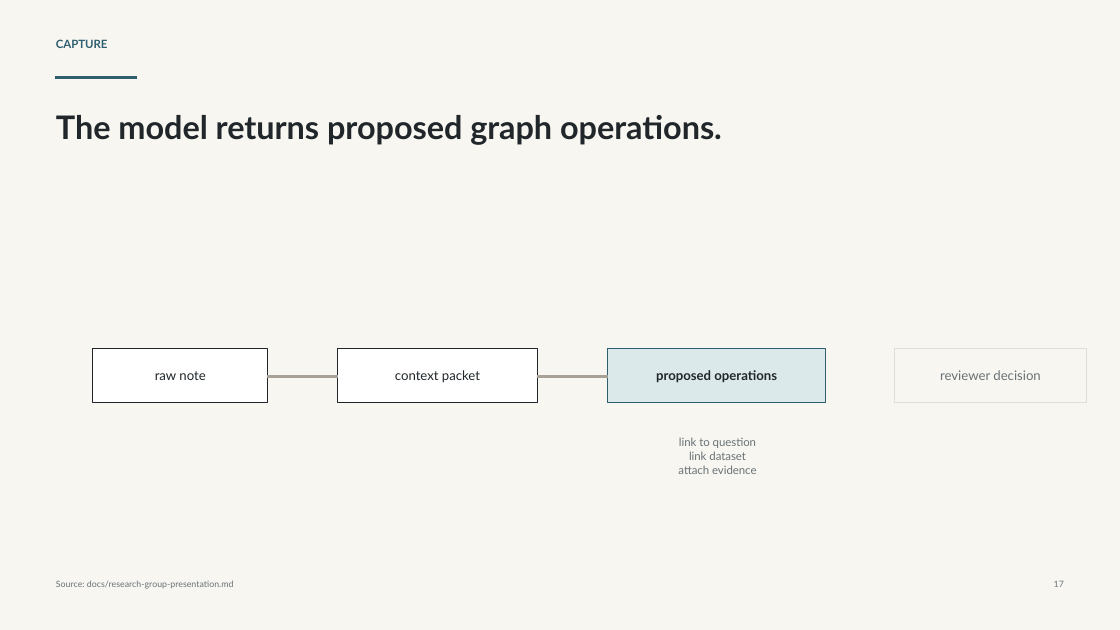
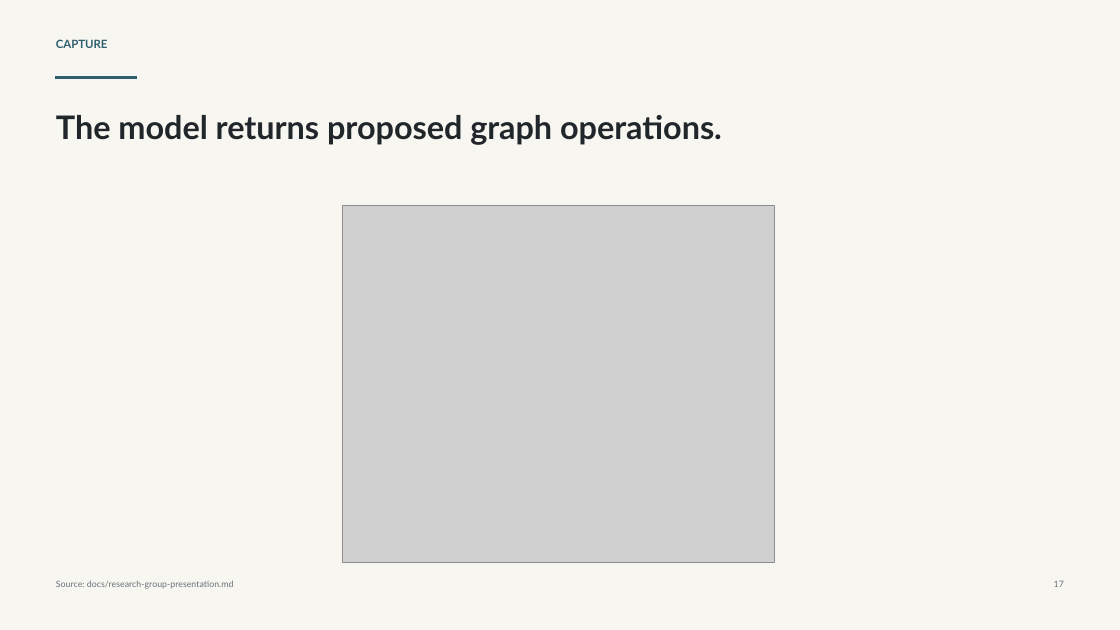
Before and after one commit to SamuelBrudner/lab-tracker, a slide deck: slide 17 of outputs/019e93bf-5861-7ba2-af6a-d3677b8793cd/presentations/lab-tracker-research-group/output/lab-tracker-research-group-presentation.pptx. Drawn at 1120x630 pixels with LibreOffice and Linux fonts; fonts in the diff are those of the drawing; grey boxes stand for pictures. Boxes give left, top, right and bottom in pixels: in the first picture for what was removed or moved away, otherwise in the second. Text is boxed around its words. In the diff, an @@ line names an element or a change of style, - is before the commit and + after.

```diff
--- a/outputs/019e93bf-5861-7ba2-af6a-d3677b8793cd/presentations/lab-tracker-research-group/output/lab-tracker-research-group-presentation.pptx
+++ b/outputs/019e93bf-5861-7ba2-af6a-d3677b8793cd/presentations/lab-tracker-research-group/output/lab-tracker-research-group-presentation.pptx
@@ picture added at (343,206,776,563) @@
@@ rectangle removed at (92,349,267,403) @@
@@ rectangle removed at (338,349,538,403) @@
@@ rectangle removed at (607,349,826,403) @@
@@ rectangle removed at (895,349,1087,403) @@
@@ text removed at (155,371,205,380) @@
-raw note
@@ rectangle removed at (268,376,338,377) @@
@@ text removed at (395,370,480,383) @@
-context packet
@@ rectangle removed at (538,376,607,377) @@
@@ text removed at (656,370,777,382) @@
-proposed operations
@@ text removed at (940,370,1040,380) @@
-reviewer decision
@@ text removed at (678,437,757,474) @@
-link to question
-link dataset
-attach evidence
```
Also in this commit, not shown: 3 other slides changed, 3 other files.
